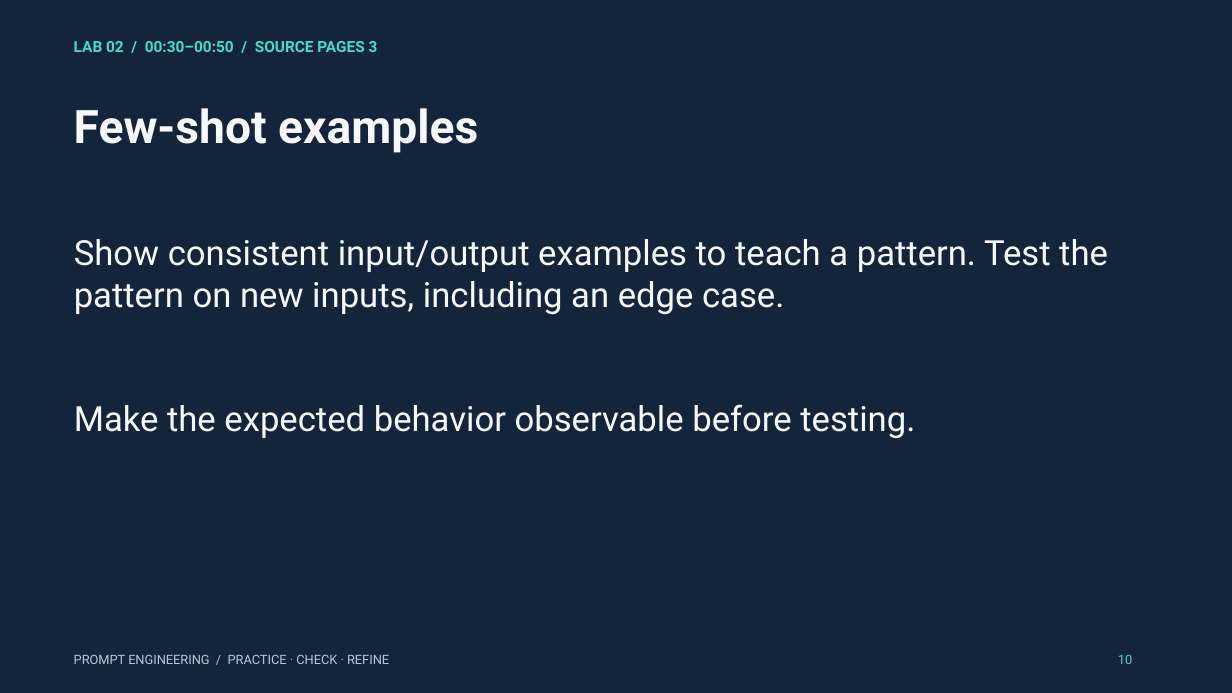
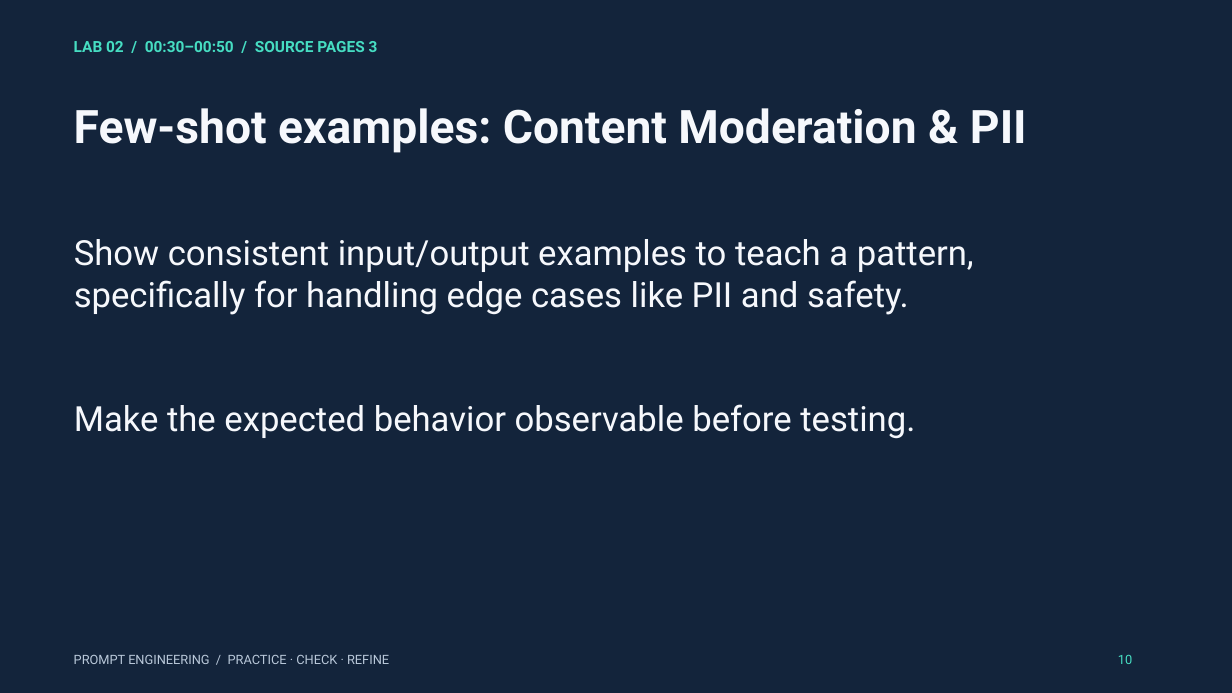
Before and after one commit to mahdimnkh81/prompt-engineering-workshop, a slide deck: slide 10 of materials/prompt_engineering_3_hour_workshop.pptx. Drawn at 1232x693 pixels with LibreOffice and Linux fonts; fonts in the diff are those of the drawing. Boxes give left, top, right and bottom in pixels: in the first picture for what was removed or moved away, otherwise in the second. Text is boxed around its words. In the diff, an @@ line names an element or a change of style, - is before the commit and + after.

```diff
--- a/materials/prompt_engineering_3_hour_workshop.pptx
+++ b/materials/prompt_engineering_3_hour_workshop.pptx
@@ text at (74, 108, 1027, 153): text changed @@
-Few-shot examples
+Few-shot examples: Content Moderation & PII
@@ text at (74, 239, 974, 315): text changed @@
-Show consistent input/output examples to teach a pattern. Test the pattern on new inputs, including an edge case.
+Show consistent input/output examples to teach a pattern, specifically for handling edge cases like PII and safety.
```
Also in this commit, not shown: 3 other slides changed, 4 other files.
